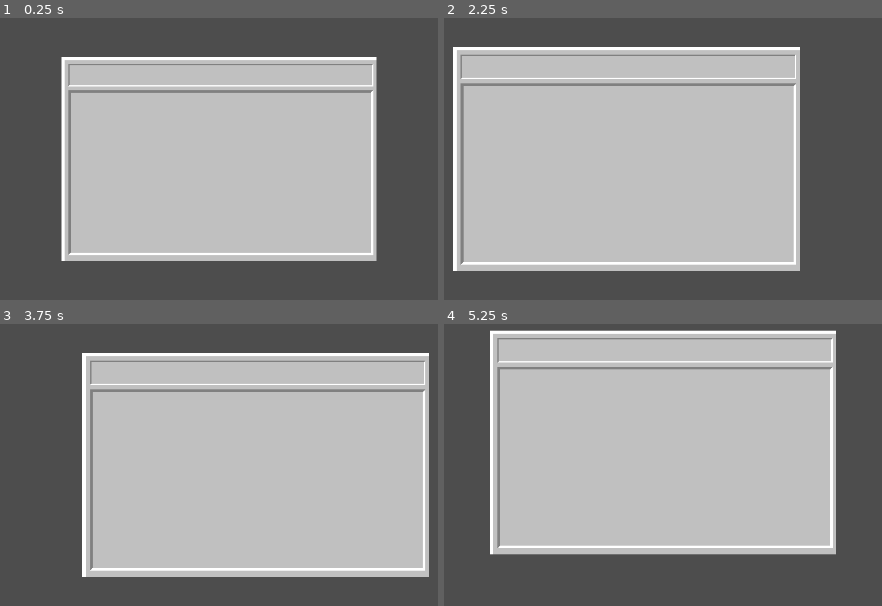
Above: before the commit, frames 1-4 (two rows, left to right).
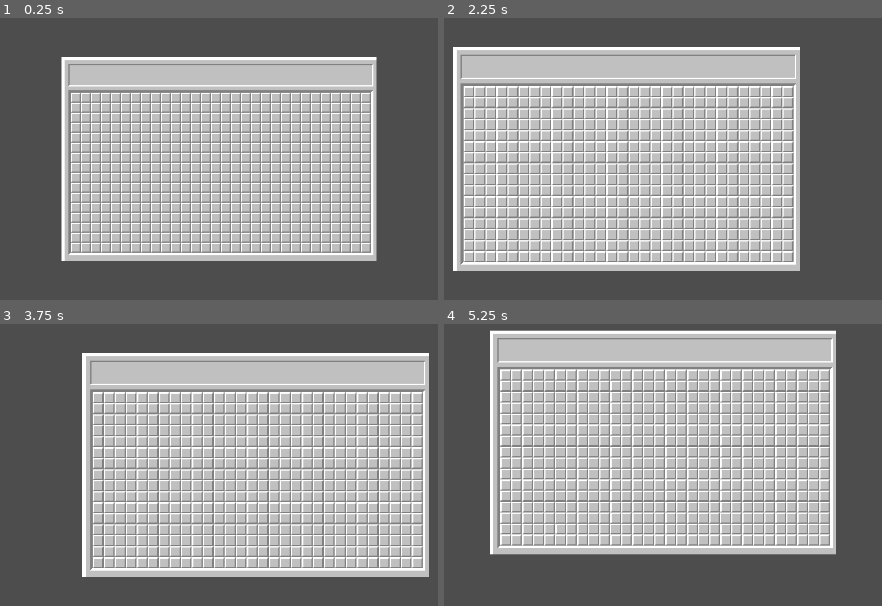
Above: after the commit, the same moments.

Repository: fjasl/mine-sweeper-godot
Game: Godot game, scene res://UnitTest/Main.tscn
Same seed, same stepped clock (60 frames per second), same inputs: the game is played once before the commit and once after it.
Inputs (mouse positions are in pixels of both pictures, inside the frame that each line leads up to):
- Up to frame 1 (0.25 s): no input
- Up to frame 2 (2.25 s): tap Enter at 0.5, 2 s; move the mouse to (838, 136) at 0.52 s; hold Right (ui_right) 0.53-1.28 s; tap Mouse wheel up (zoom_in) at 0.6, 2.1 s; tap Space at 1.25 s; move the mouse to (500, 181) at 1.27 s; hold Down (ui_down) 1.28-2.03 s; tap Mouse wheel down (zoom_out) at 1.35 s; move the mouse to (741, 60) at 2.02 s; hold Right (ui_right) from 2.03 s (still down)
- Up to frame 3 (3.75 s): tap Space at 2.75 s; move the mouse to (179, 555) at 2.77 s; release Right (ui_right) at 2.78 s; hold Up (ui_up) 2.78-3.53 s; tap Mouse wheel down (zoom_out) at 2.85 s; tap Enter at 3.5 s; move the mouse to (outside the picture) at 3.52 s; hold Left (ui_left) from 3.53 s (still down); tap Mouse wheel up (zoom_in) at 3.6 s
- Up to frame 4 (5.25 s): tap Space at 4.25 s; move the mouse to (outside the picture) at 4.27 s; tap Mouse wheel down (zoom_out) at 4.35 s; move the mouse to (702, 465) at 5.02 s; release Left (ui_left) at 5.03 s; hold Down (ui_down) from 5.03 s (still down); tap Mouse wheel up (zoom_in) at 5.1 s

The runs differ from the first frame. In frame 1, 17% of the frame differs, in the area x 16-85%, y 26-84%; in frame 2, 19%; in frame 3, 19%; in frame 4, 20%, in the area x 12-89%, y 15-79%.

Commit message:
board done

Diff:
--- a/UnitTest/Main.tscn
+++ b/UnitTest/Main.tscn
@@ -3,6 +3,7 @@
 [ext_resource type="Script" uid="uid://djcmeni3g5f2l" path="res://UnitTest/background.gd" id="1_7b1y1"]
 [ext_resource type="Script" uid="uid://cllw4hhwrgo4t" path="res://UnitTest/main.gd" id="1_ydgul"]
 [ext_resource type="Script" uid="uid://dc8iva4vtllhp" path="res://UnitTest/camera_2d.gd" id="2_gm1ts"]
+[ext_resource type="PackedScene" uid="uid://d1y66c6t0koti" path="res://UnitTest/board.tscn" id="3_41rri"]
 
 [node name="Main" type="Node2D" unique_id=289937505]
 script = ExtResource("1_ydgul")
@@ -11,6 +12,8 @@
 position = Vector2(640, 360)
 script = ExtResource("1_7b1y1")
 
+[node name="Board" parent="Background" unique_id=1465599577 instance=ExtResource("3_41rri")]
+
 [node name="Camera2D" type="Camera2D" parent="." unique_id=1105508075]
 position = Vector2(640, 360)
 script = ExtResource("2_gm1ts")
--- a/UnitTest/background.gd
+++ b/UnitTest/background.gd
@@ -31,6 +31,20 @@
 	var totalWidth: int = outerHighlightThickness + leftBorderThickness + boardBevelThickness + cellSize * boardColumns + boardBevelThickness + rightBorderThickness
 	var totalHeight: int = outerHighlightThickness + middleTopBorderThickness + scoreboardBevelThickness + scoreboardHeight + scoreboardBevelThickness + middleCenterBorderThickness + boardBevelThickness + cellSize * boardRows + boardBevelThickness + middleBottomBorderThickness
 	return Vector2(totalWidth, totalHeight)
+
+func board_grid_origin() -> Vector2:
+	# 棋盘面板左上角
+	var board_start := Vector2(
+		outerHighlightThickness + leftBorderThickness,
+		outerHighlightThickness + middleTopBorderThickness + scoreboardHeight + middleCenterBorderThickness
+	)
+	# 面板往内缩一个 bevel 厚度，才是第一格(0,0)的位置
+	return board_start + Vector2(boardBevelThickness, boardBevelThickness)
+
+
+func setup_board(board: Node2D) -> void:
+	board.position = board_grid_origin()
+
 
 # 把整块棋盘平移到当前视口中心
 func center_in_viewport() -> void:
--- /dev/null
+++ b/UnitTest/board.gd
@@ -0,0 +1,21 @@
+extends Node2D
+class_name Board
+
+@export var cols := 30
+@export var rows := 16
+
+
+const T_COVERED := Vector2i(0, 0)
+@onready var mines_layer: TileMapLayer = $Mines
+
+# Called when the node enters the scene tree for the first time.
+func _ready() -> void:
+	for x in cols:
+		for y in rows:
+			mines_layer.set_cell(Vector2i(x, y), 0, T_COVERED)
+	pass # Replace with function body.
+
+
+# Called every frame. 'delta' is the elapsed time since the previous frame.
+func _process(delta: float) -> void:
+	pass
--- /dev/null
+++ b/UnitTest/board.tscn
@@ -0,0 +1,32 @@
+[gd_scene format=3 uid="uid://d1y66c6t0koti"]
+
+[ext_resource type="Script" uid="uid://dafd5nl5bycp2" path="res://UnitTest/board.gd" id="1_g4f5c"]
+[ext_resource type="Texture2D" uid="uid://blu4fcwhq8sc1" path="res://Asset/blocks.bmp" id="2_3gt6m"]
+
+[sub_resource type="TileSetAtlasSource" id="TileSetAtlasSource_v8t1f"]
+texture = ExtResource("2_3gt6m")
+0:0/0 = 0
+0:1/0 = 0
+0:2/0 = 0
+0:3/0 = 0
+0:4/0 = 0
+0:5/0 = 0
+0:6/0 = 0
+0:7/0 = 0
+0:8/0 = 0
+0:9/0 = 0
+0:10/0 = 0
+0:11/0 = 0
+0:12/0 = 0
+0:13/0 = 0
+0:14/0 = 0
+0:15/0 = 0
+
+[sub_resource type="TileSet" id="TileSet_ro8xa"]
+sources/0 = SubResource("TileSetAtlasSource_v8t1f")
+
+[node name="Board" type="Node2D" unique_id=1465599577]
+script = ExtResource("1_g4f5c")
+
+[node name="Mines" type="TileMapLayer" parent="." unique_id=957408129]
+tile_set = SubResource("TileSet_ro8xa")
--- a/UnitTest/main.gd
+++ b/UnitTest/main.gd
@@ -2,12 +2,14 @@
 
 
 @onready var cam: Camera2D = $Camera2D
-@onready var board: Node2D = $Background
+@onready var background: Node2D = $Background
+@onready var board: Node2D = $Background/Board   # 你已在 Background 下手动实例化的棋盘
 
 # Called when the node enters the scene tree for the first time.
 func _ready() -> void:
+	background.setup_board(board)                             # 只负责对齐
 	#移动相机到正确视野
-	cam.position = board.position + board.board_size() / 2.0
+	cam.position = background.position + background.board_size() / 2.0
 	#相机缩放
 	cam.zoom = Vector2(1,1)
 
--- a/project.godot
+++ b/project.godot
@@ -75,5 +75,6 @@
 
 [rendering]
 
+textures/canvas_textures/default_texture_filter=0
 rendering_device/driver.windows="d3d12"
 renderer/rendering_method="mobile"
Not shown, added: UnitTest/board.gd.uid
